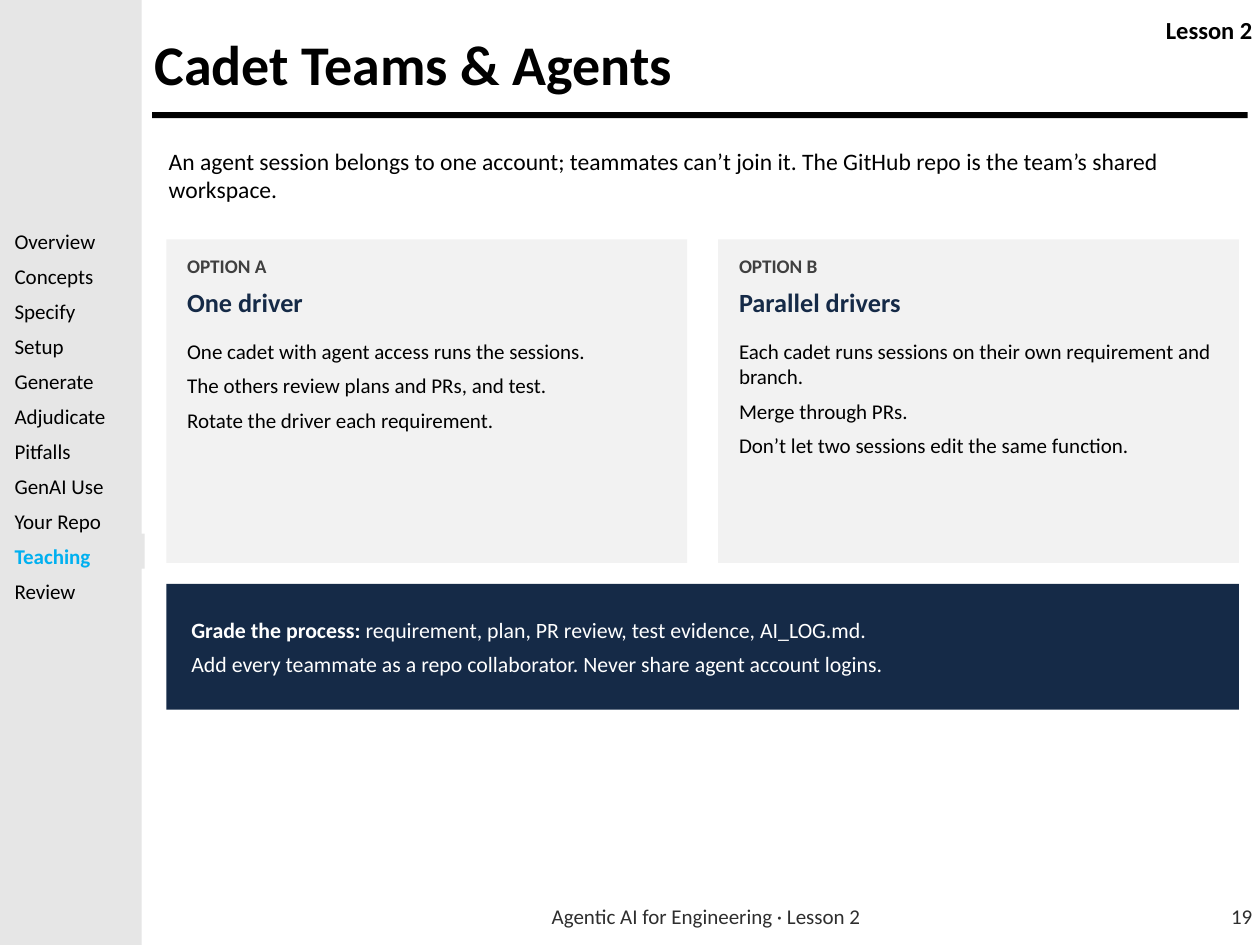
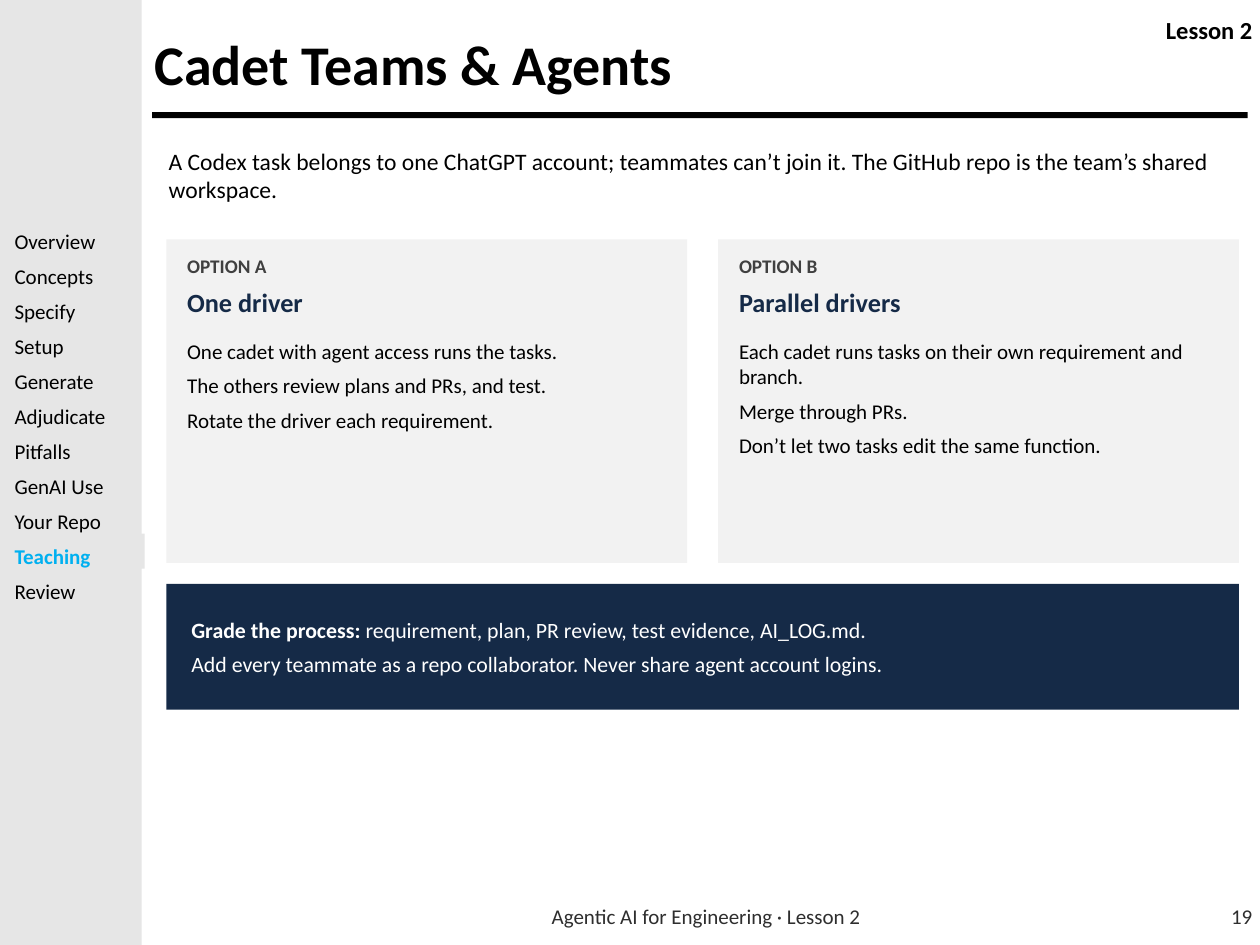
Before and after one commit to usafa-dfas/Agentic-AI-for-Engineering, a slide deck: slide 19 of Lesson Material/LSN 2 - Introduction to Agentic AI for Coding/Agentic_AI_for_Engineering_Lesson_2.pptx. Drawn at 1260x945 pixels with LibreOffice and Linux fonts; fonts in the diff are those of the drawing; background and template pictures are left out. Boxes give left, top, right and bottom in pixels: in the first picture for what was removed or moved away, otherwise in the second. Text is boxed around its words. In the diff, an @@ line names an element or a change of style, - is before the commit and + after.

```diff
--- a/Lesson Material/LSN 2 - Introduction to Agentic AI for Coding/Agentic_AI_for_Engineering_Lesson_2.pptx
+++ b/Lesson Material/LSN 2 - Introduction to Agentic AI for Coding/Agentic_AI_for_Engineering_Lesson_2.pptx
@@ text at bbox=[169, 153, 1207, 202]: text changed @@
-An agent session belongs to one account; teammates can’t join it. The GitHub repo is the team’s shared workspace.
+A Codex task belongs to one ChatGPT account; teammates can’t join it. The GitHub repo is the team’s shared workspace.
@@ text at bbox=[187, 344, 557, 363]: text changed @@
-One cadet with agent access runs the sessions.
+One cadet with agent access runs the tasks.
@@ text at bbox=[739, 344, 1182, 384]: text changed @@
-Each cadet runs sessions on their own requirement and branch.
+Each cadet runs tasks on their own requirement and branch.
@@ text at bbox=[739, 438, 1100, 453]: text changed @@
-Don’t let two sessions edit the same function.
+Don’t let two tasks edit the same function.
```
Also in this commit, not shown: 18 other slides changed, 5 other files.
